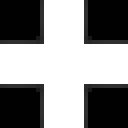
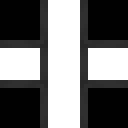
The second (128, 128) image is a revision of the first. Changes to its layers:
removed layer "Walls" over (x1=0, y1=0, x2=128, y2=128)
removed layer "CenterCorners" over (x1=36, y1=36, x2=92, y2=92)
added layer "Layer 7" above "Layer 6" over (x1=40, y1=48, x2=48, y2=80)
added layer "Layer 6" above "Layer 5" over (x1=80, y1=48, x2=88, y2=80)
added layer "Layer 5" above "Limits" over (x1=0, y1=0, x2=128, y2=128)
painted on "Limits" over (x1=36, y1=36, x2=92, y2=92)
